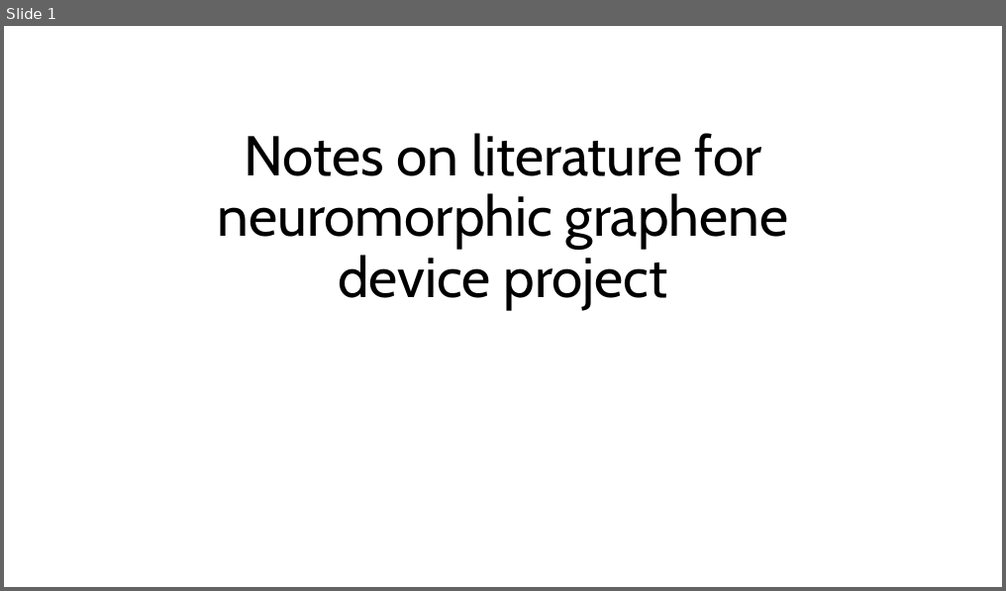
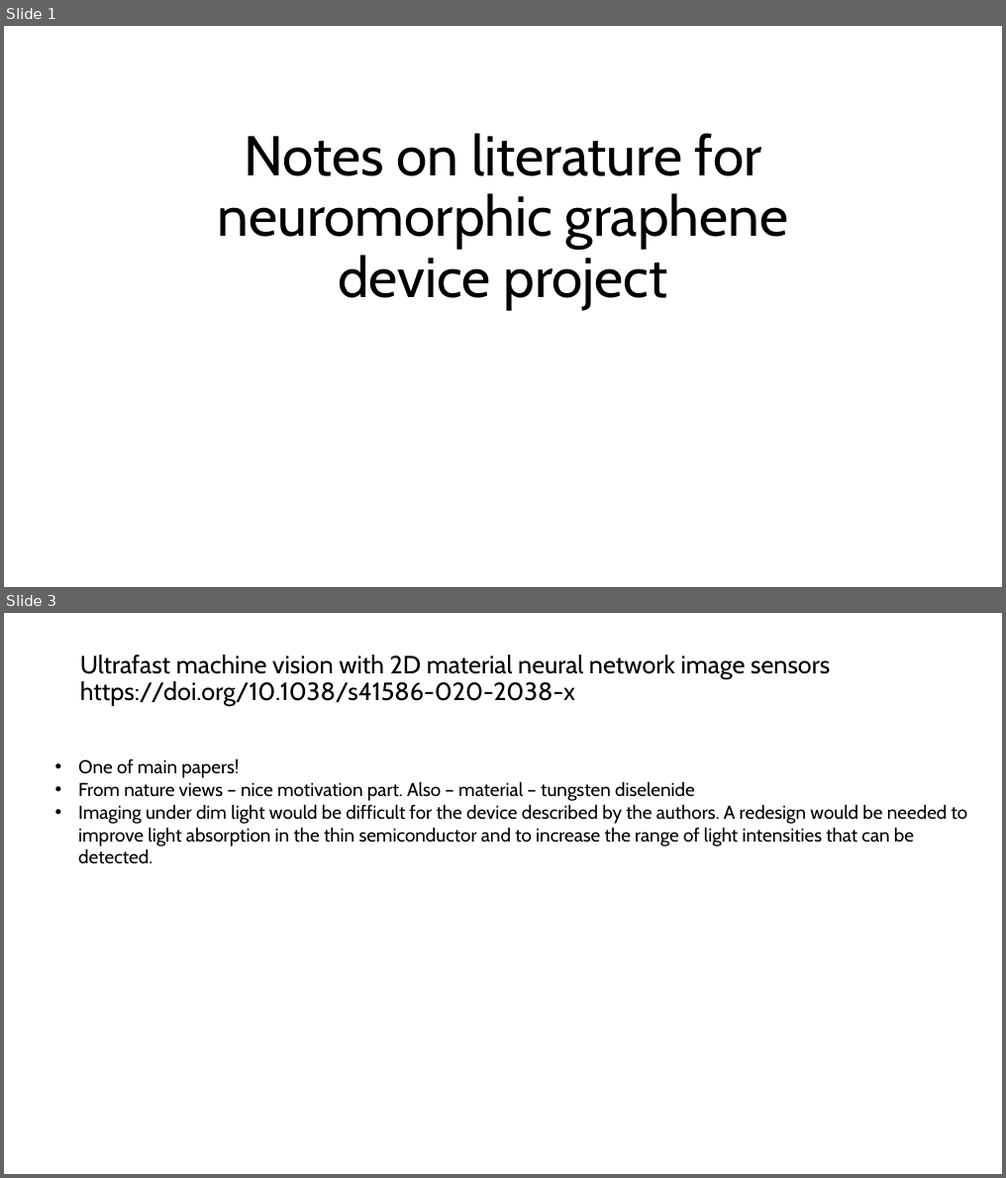
Before and after one commit to OlesMatsyshyn/Quantum-Material-Enhanced-Learning, a slide deck: literature/Literature_notes_review.pptx. Shown one above the other, each under a label of ours: slide 1 before the commit, slides 1 and 3 after it; the slides between them are not shown. The pictures are 1006x591 and 1006x1178 pixels, drawn with LibreOffice and Linux fonts; fonts in the diff are those of the drawing. Boxes give left, top, right and bottom in pixels: in the first picture for what was removed or moved away, otherwise in the second. Text is boxed around its words. In the diff, an @@ line names an element or a change of style, - is before the commit and + after.

```diff
--- a/literature/Literature_notes_review.pptx
+++ b/literature/Literature_notes_review.pptx
@@ slide 3 added at (x1=4, y1=613, x2=1002, y2=1174), background #FFFFFF @@
@@ title added at (x1=80, y1=655, x2=830, y2=706), 24 pt, text #000000 @@
+Ultrafast machine vision with 2D material neural network image sensors https://doi.org/10.1038/s41586-020-2038-x
@@ text added at (x1=78, y1=759, x2=968, y2=864), 18 pt, text #000000 @@
+• One of main papers!
+• From nature views – nice motivation part. Also – material – tungsten diselenide
+• Imaging under dim light would be difficult for the device described by the authors. A redesign would be needed to improve light absorption in the thin semiconductor and to increase the range of light intensities that can be detected.
```
Also in this commit, not shown: 9 other slides added, 10 other files.
